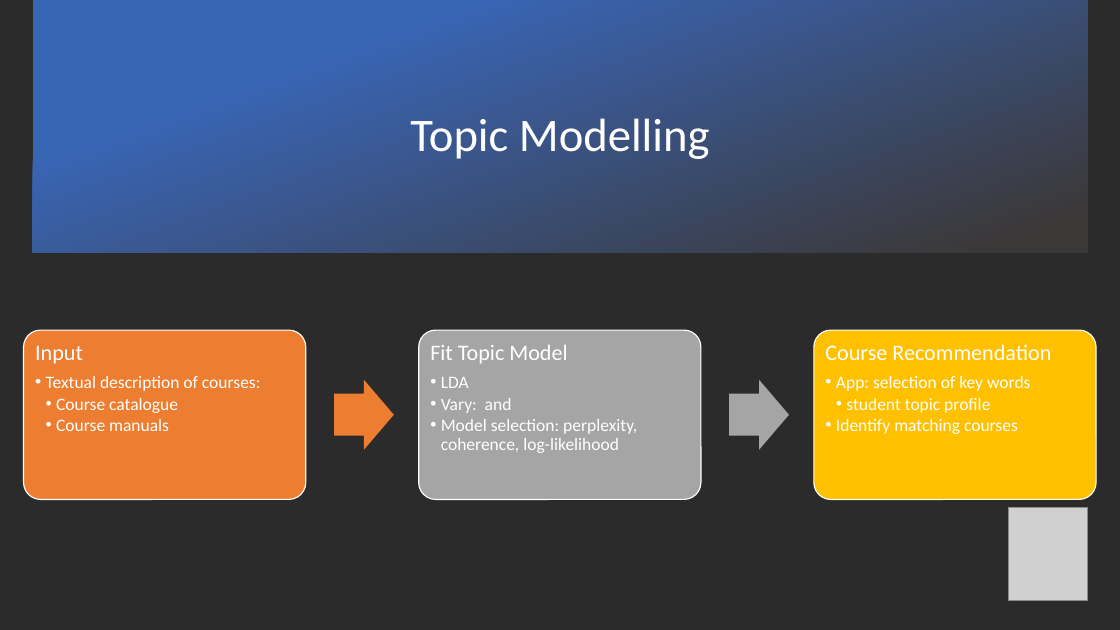
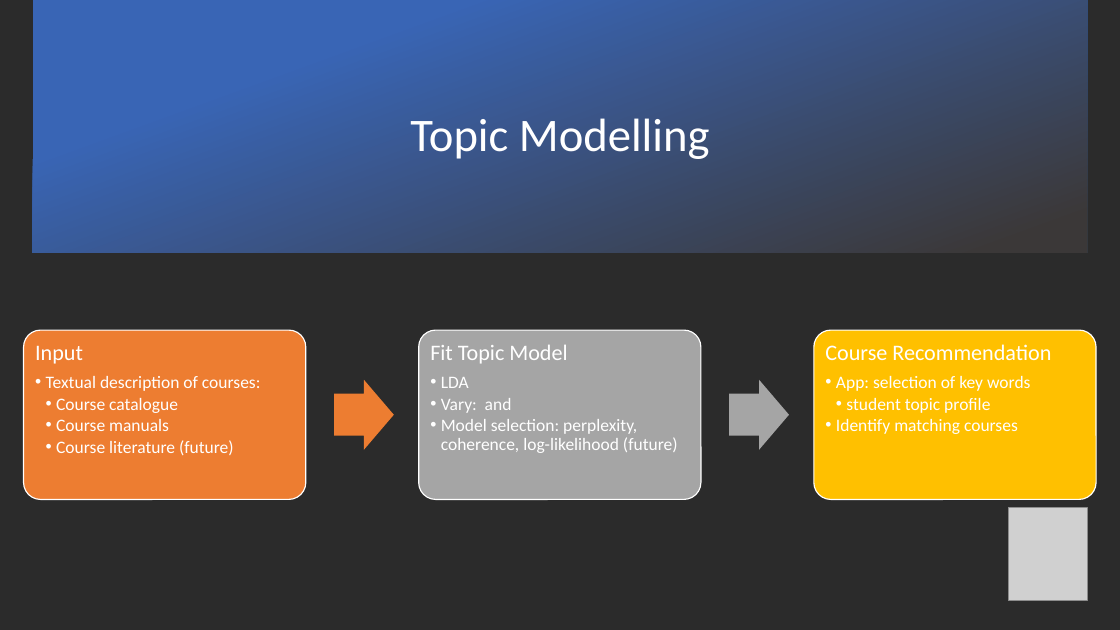
Before and after one commit to DARS-UM/DARS, a slide deck: slide 10 of Output/Communication Material/most recent version.pptx. Drawn at 1120x630 pixels with LibreOffice and Linux fonts; fonts in the diff are those of the drawing; grey boxes stand for pictures; background and template pictures are left out; a plain dark background stands for a picture behind light text. Boxes give left, top, right and bottom in pixels: in the first picture for what was removed or moved away, otherwise in the second. Text is boxed around its words. In the diff, an @@ line names an element or a change of style, - is before the commit and + after.

```diff
--- a/Output/Communication Material/most recent version.pptx
+++ b/Output/Communication Material/most recent version.pptx
@@ text at (x1=441, y1=419, x2=678, y2=453): text changed @@
-  •• Model selection: perplexity, coherence, log-likelihood
+  •• Model selection: perplexity, coherence, log-likelihood (future)
@@ text at (x1=56, y1=440, x2=234, y2=455): paragraph added @@
+    •• Course literature (future)
```
Also in this commit, not shown: 6 other slides changed, 1 slide added, 1 slide removed, 6 other files.
